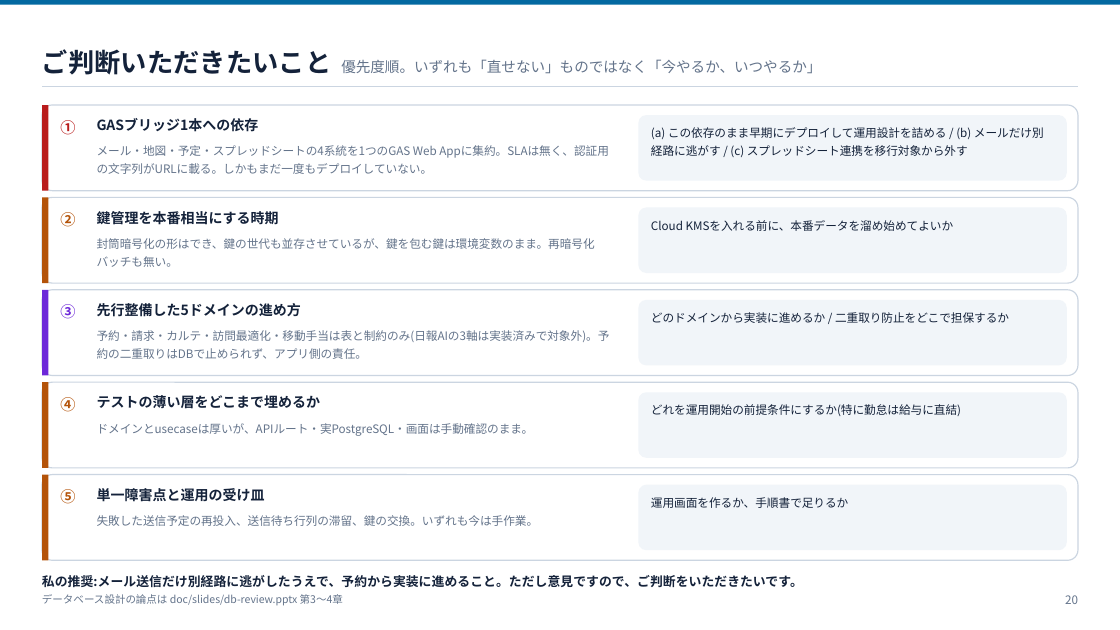
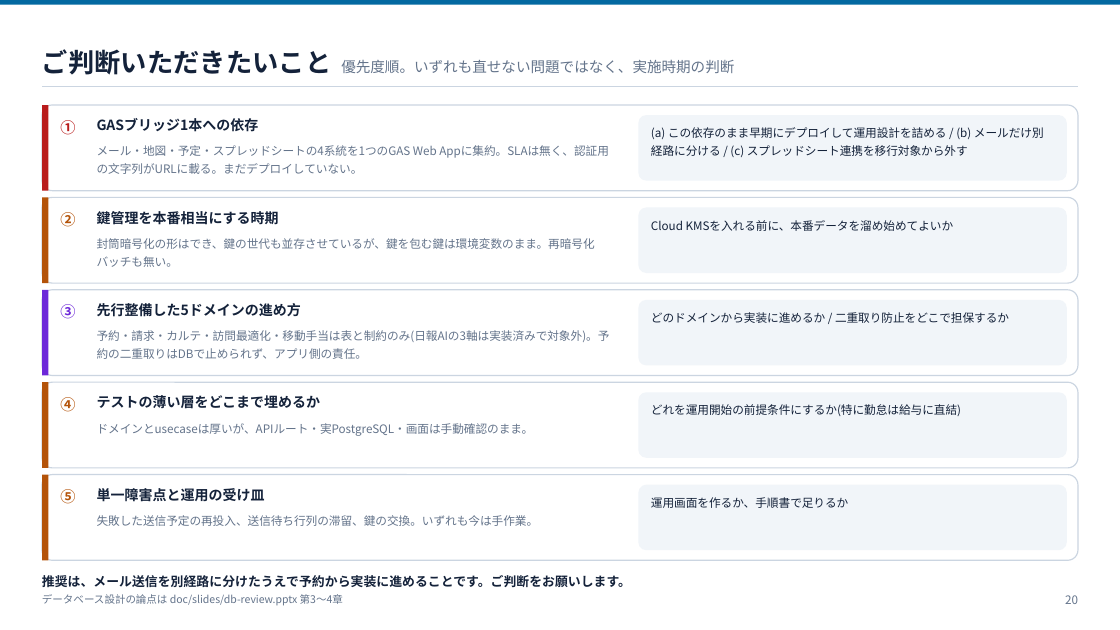
Before and after one commit to ohru131/katahimo-app, a slide deck: slide 20 of doc/slides/architecture.pptx. Drawn at 1120x630 pixels with LibreOffice and Linux fonts; fonts in the diff are those of the drawing. Boxes give left, top, right and bottom in pixels: in the first picture for what was removed or moved away, otherwise in the second. Text is boxed around its words. In the diff, an @@ line names an element or a change of style, - is before the commit and + after.

Commit message:
スライドの文言を、誇張や演出のない自然な日本語に直す (#23)
doc/slides の3資料(architecture / db-review / db-for-business)を生成する
scripts/slides/*.py の文字列を見直し、強調語・自己言及・標語・擬人化・
強調目的の「」を取り除いた。内容・数値・参照ラベルは不変。pptx を再生成し、
枚数(21 / 30 / 54)が変わらないことを確認。

```diff
--- a/doc/slides/architecture.pptx
+++ b/doc/slides/architecture.pptx
@@ text at bbox=[42, 49, 734, 75]: text changed @@
-ご判断いただきたいこと 優先度順。いずれも「直せない」ものではなく「今やるか、いつやるか」
+ご判断いただきたいこと 優先度順。いずれも直せない問題ではなく、実施時期の判断
@@ text at bbox=[97, 145, 609, 174]: text changed @@
-メール・地図・予定・スプレッドシートの4系統を1つのGAS Web Appに集約。SLAは無く、認証用の文字列がURLに載る。しかもまだ一度もデプロイしていない。
+メール・地図・予定・スプレッドシートの4系統を1つのGAS Web Appに集約。SLAは無く、認証用の文字列がURLに載る。まだデプロイしていない。
@@ text at bbox=[651, 127, 1044, 157]: text changed @@
-(a) この依存のまま早期にデプロイして運用設計を詰める / (b) メールだけ別経路に逃がす / (c) スプレッドシート連携を移行対象から外す
+(a) この依存のまま早期にデプロイして運用設計を詰める / (b) メールだけ別経路に分ける / (c) スプレッドシート連携を移行対象から外す
@@ text at bbox=[42, 575, 631, 588]: text changed @@
-私の推奨:メール送信だけ別経路に逃がしたうえで、予約から実装に進めること。ただし意見ですので、ご判断をいただきたいです。
+推奨は、メール送信を別経路に分けたうえで予約から実装に進めることです。ご判断をお願いします。
```
Also in this commit, not shown: 18 other slides changed, 6 other files.
